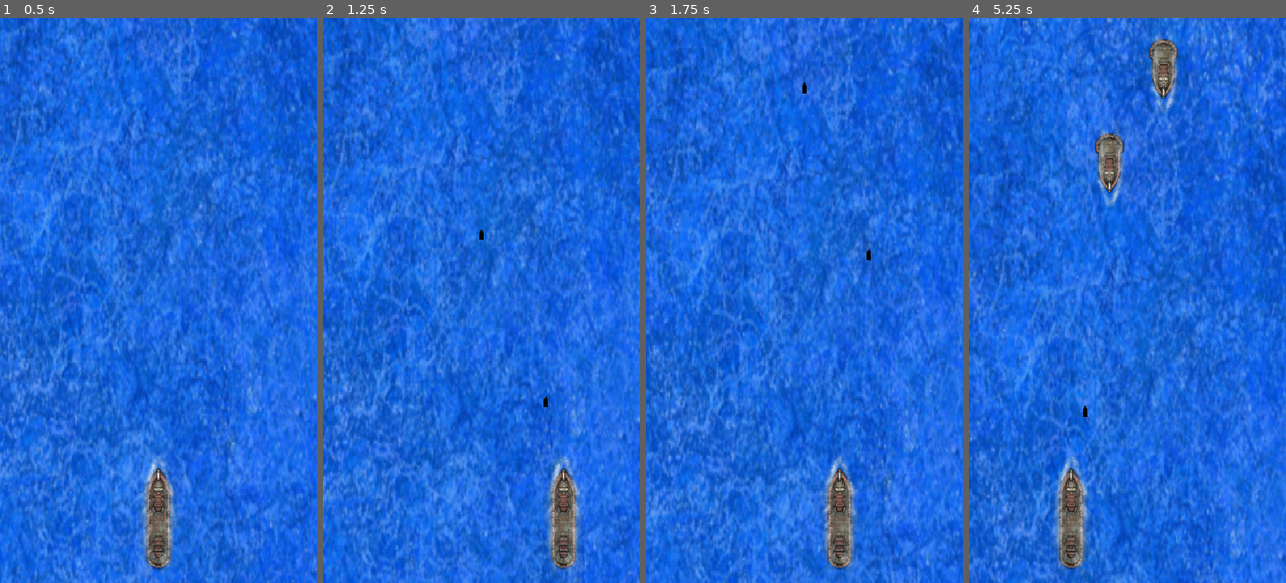
Above: before the commit, frames 1-4 (left to right).
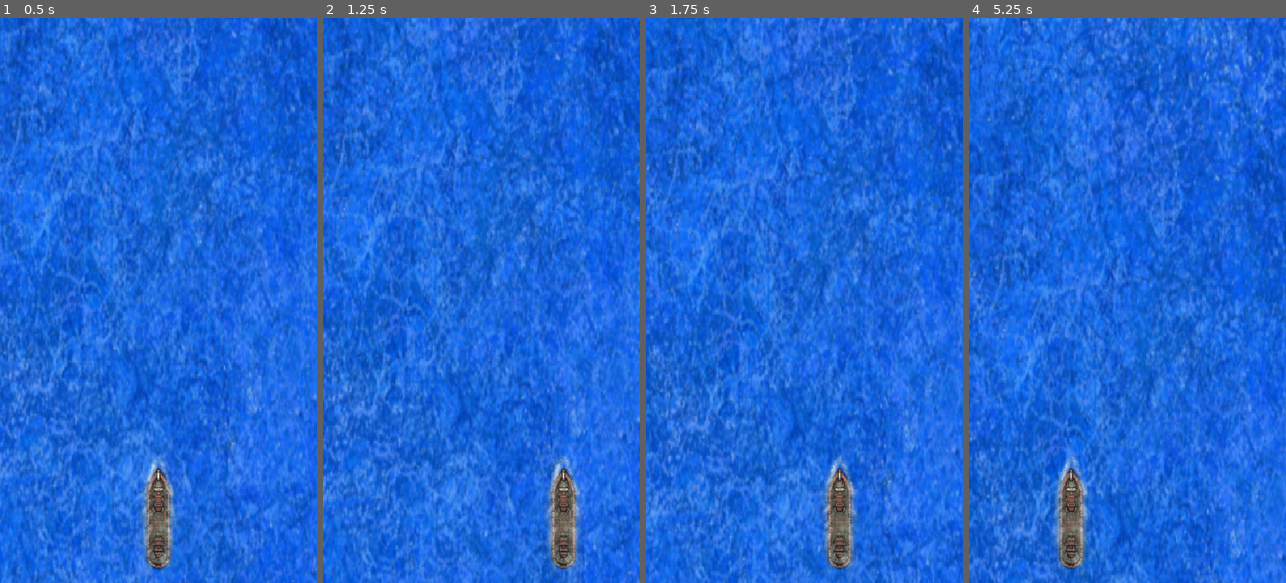
Above: after the commit, the same moments.

Repository: Igrolab9/Steel_wake
Game: Godot game, scene res://Scenes/main.tscn
The game is run twice, just before and just after one commit, with the same random seed, the same clock (stepped at 60 frames per second) and the same inputs. The project has no main scene, so this scene is started directly.
Inputs:
- Up to frame 1 (0.5 s): no input
- Up to frame 2 (1.25 s): tap Enter (ui_accept) at 0.5, 0.6, 0.77, 1.07 s; hold Right (ui_right) from 0.53 s (still down)
- Up to frame 3 (1.75 s): release Right (ui_right) at 1.28 s; hold Left (ui_left) from 1.28 s (still down); tap Enter (ui_accept) at 1.35, 1.52 s
- Up to frame 4 (5.25 s): tap Enter (ui_accept) at 1.82, 2.1, 2.85, 3.02, 3.32, 3.6, 3.77, 4.07, 4.35, 4.52, 4.82, 5.1 s; release Left (ui_left) at 2.03 s; hold Right (ui_right) 2.03-3.53 s; hold Left (ui_left) from 3.53 s (still down)

Frame 1 is identical in both runs. In frame 2, less than 0.1% of the frame differs, in the area x 49-71%, y 37-69%; in frame 3, less than 0.1%; in frame 4, 1.9%, in the area x 36-67%, y 2-71%.
Error after the commit: Parse Error: Cannot infer the type of "shell" variable because the value doesn't have a set type. (res://Scripts/Ship_gun/gun_controller.gd:39)

Commit message:
Fix runtime bugs, inject ShellPool via DI, and refactor enemy logic with EnemyBase
- Added `Scripts/enemy_base.gd`: introduced `EnemyBase` class with `died`/`spawned` signals, externalized health/movement logic, removed duplicate fire timer in favor of GunController's FIRE_RATE.
- Updated `Scripts/Ship_gun/gun_controller.gd`: injected `ShellPool` via constructor instead of global autoload; added `set_shell_pool()` for dynamic dependency resolution.
- Refactored `Scripts/Ship_gun/shell_pool.gd`: replaced visible-based occupancy tracking with explicit `_free_shells` stack and `_active_count`; calls public `reset_state()` on shells.
- Modified `Scripts/Ship_gun/gun_shell.gd`: added public `reset_state()` method to clear lifetime/collision flags safely; implemented `set_pool()` for explicit pool reference injection.
- Updated `Scripts/enemy_spawner.gd`: moved spawn position logic to exported `spawn_marker_path`; ensures enemy position is not reset to zero upon return to pool; injects shell pool into enemies.
- Fixed `Scenes/player_water_ripple_anim.gd` and `Scripts/enemy_small_water_anim.gd`: corrected invalid `animation_looped` syntax causing runtime errors.
- Adjusted `Scenes/gun_shell.tscn`: set correct collision layers (layer 2, mask 1) for projectile detection.
- Removed `ShellPool` from `[autoload]` in `project.godot`; instantiated as scene node in `Scenes/main.tscn` with paths exported to player/spawner scripts.

Diff:
--- a/Scenes/enemy_ship_small.tscn
+++ b/Scenes/enemy_ship_small.tscn
@@ -59,6 +59,9 @@
 [node name="Enemy_ship_small" type="CharacterBody2D" unique_id=1690724309]
 rotation = 3.1415927
 script = ExtResource("1_irl27")
+move_speed = 75.0
+max_health = 1.0
+gun_barrel_path = NodePath("Ship_gun/Marker2D")
 
 [node name="Sprite2D" type="Sprite2D" parent="." unique_id=28509969]
 texture = ExtResource("1_17i58")
--- a/Scenes/gun_shell.tscn
+++ b/Scenes/gun_shell.tscn
@@ -7,6 +7,8 @@
 size = Vector2(8, 18)
 
 [node name="Gun_shell" type="Area2D" unique_id=1632437120]
+collision_layer = 2
+collision_mask = 1
 script = ExtResource("1_hp588")
 
 [node name="Sprite2D" type="Sprite2D" parent="." unique_id=1909513919]
--- a/Scenes/main.tscn
+++ b/Scenes/main.tscn
@@ -3,6 +3,8 @@
 [ext_resource type="PackedScene" uid="uid://b66hdvb8h35ok" path="res://Scenes/sea.tscn" id="1_jjgbg"]
 [ext_resource type="PackedScene" uid="uid://n8b06pggxgnm" path="res://Scenes/ship_player.tscn" id="2_bo1nx"]
 [ext_resource type="PackedScene" uid="uid://dca42fpphlp8h" path="res://Scenes/enemy_spawner.tscn" id="3_8gbba"]
+[ext_resource type="Script" uid="uid://54pm894o1syha" path="res://Scripts/main.gd" id="5_main"]
+[ext_resource type="Script" uid="uid://c5p0dkpdi2d1n" path="res://Scripts/Ship_gun/shell_pool.gd" id="6_pool"]
 [ext_resource type="AudioStream" uid="uid://d1htotru83wtq" path="res://Sounds/Music/Iron Tide.mp3" id="4_jjvhh"]
 
 [sub_resource type="RectangleShape2D" id="RectangleShape2D_xrivr"]
@@ -13,14 +15,23 @@
 stream_0 = ExtResource("4_jjvhh")
 
 [node name="Main" type="Node2D" unique_id=760500109]
+script = ExtResource("5_main")
 
 [node name="Sea" parent="." unique_id=2051338462 instance=ExtResource("1_jjgbg")]
 
 [node name="Enemy_spawner" parent="." unique_id=1935692624 instance=ExtResource("3_8gbba")]
 position = Vector2(532, 551)
+shell_pool_path = NodePath("../ShellPool")
+
+[node name="SpawnMarker" type="Marker2D" parent="Enemy_spawner"]
+position = Vector2(0, -531)
+
+[node name="ShellPool" type="Node" parent="."]
+script = ExtResource("6_pool")
 
 [node name="Ship_player" parent="." unique_id=2120229996 instance=ExtResource("2_bo1nx")]
 position = Vector2(540, 1330)
+shell_pool_path = NodePath("../ShellPool")
 
 [node name="Camera2D" type="Camera2D" parent="." unique_id=1296911217]
 position = Vector2(540, 960)
--- a/Scenes/player_water_ripple_anim.gd
+++ b/Scenes/player_water_ripple_anim.gd
@@ -2,7 +2,6 @@
 
 const ANIMATION_DEFAULT : String = "default"
 
-# Called when the node enters the scene tree for the first time.
-func _ready()-> void:
+func _ready() -> void:
+	# loop задаётся в SpriteFrames
 	play(ANIMATION_DEFAULT)
-	animation_looped
--- a/Scripts/Player/ship_player.gd
+++ b/Scripts/Player/ship_player.gd
@@ -6,12 +6,18 @@
 var _gun: GunController
 var _health: HealthComponent # <-- Новый компонент
 
+## Путь к узлу пула снарядов (ShellPool в main.tscn) — внедряется извне, без глобального синглтона.
+@export var shell_pool_path: NodePath = ^"../ShellPool"
+
 @onready var _gun_barrel: Marker2D = $Ship_gun/Marker2D
 @onready var _gunshot_sound : AudioStreamPlayer = $AudioStreamPlayer
 
 func _ready() -> void:
 	_movement = PlayerMovement.new(self)
-	_gun = GunController.new(_gun_barrel)
+	var shell_pool := get_node_or_null(shell_pool_path)
+	if shell_pool == null:
+		push_error("Ship_player: пул снарядов не найден по пути '%s'." % shell_pool_path)
+	_gun = GunController.new(_gun_barrel, shell_pool)
 
 	# Инициализируем здоровье (например, 100 единиц)
 	_health = HealthComponent.new(self, _player_health)
--- a/Scripts/Ship_gun/gun_controller.gd
+++ b/Scripts/Ship_gun/gun_controller.gd
@@ -1,36 +1,46 @@
 class_name GunController
 extends RefCounted
+## Управление стрельбой. Темп стрельбы — единый источник истины (FIRE_RATE):
+## ни игрок, ни враги не держат собственных таймеров.
 
 const SHELL_SPEED := 500.0
 const FIRE_RATE := 2.0
 
 var _barrel: Node2D
+var _shell_pool: Node
 var _fire_cooldown: float = 0.0
 
 signal shell_fired(shell_position: Vector2)
 
-func _init(barrel: Node2D) -> void:
+## Зависимости (ствол и пул) передаются извне — GunController не обращается к глобальным синглтонам.
+func _init(barrel: Node2D, shell_pool: Node) -> void:
 	_barrel = barrel
+	_shell_pool = shell_pool
 	if _barrel == null:
 		push_error("GunController requires a valid barrel Node2D")
+	if _shell_pool == null:
+		push_error("GunController requires a valid ShellPool")
 
 func update(delta: float) -> void:
 	if _fire_cooldown > 0.0:
 		_fire_cooldown -= delta
 
+## Позволяет заменить/установить пул снарядов после создания контроллера
+## (например, спавнер внедряет его во враг до первой стрельбы).
+func set_shell_pool(pool: Node) -> void:
+	_shell_pool = pool
+
 func fire() -> void:
-	if _fire_cooldown > 0.0:
+	if _fire_cooldown > 0.0 or _shell_pool == null:
 		return
 
 	_fire_cooldown = 1.0 / FIRE_RATE
 
-	var shell := ShellPool.get_shell()
+	var shell := _shell_pool.get_shell()
 
-	# Спавним снаряд немного впереди маркера (на 10 пикселей)
-	var spawn_offset := Vector2.UP * 10.0  # Смещение вперёд
-	var spawn_position := _barrel.global_position + spawn_offset.rotated(_barrel.global_rotation)
-
-	shell.global_position = spawn_position
+	# Снаряжаем маркером немного впереди (по локальной «оси ствола» маркера — вверх).
+	var muzzle_offset := Vector2.UP * 10.0
+	shell.global_position = _barrel.global_position + muzzle_offset.rotated(_barrel.global_rotation)
 	shell.global_rotation = _barrel.global_rotation
 
 	var forward_direction := Vector2.UP.rotated(_barrel.global_rotation)
--- a/Scripts/Ship_gun/gun_shell.gd
+++ b/Scripts/Ship_gun/gun_shell.gd
@@ -5,12 +5,13 @@
 
 var _lifetime: float = 0.0
 var velocity: Vector2 = Vector2.ZERO
-var _can_collide: bool = false  # Убедитесь что это есть!
+## Снаряд игнорирует коллизии в первый кадр после выдачи из пула,
+## чтобы не задеть того, кто его выстрелил (Area2D может «увидеть» уже существующий контакт).
+var _can_collide: bool = false
+var _pool: Node = null  # Пул, в который снаряд вернётся; внедряется явно через set_pool()
 
 func _ready() -> void:
-	_lifetime = 0.0
-	_can_collide = false
-	monitoring = false
+	reset_state()
 	body_entered.connect(_on_body_entered)
 	z_index = 10
 
@@ -27,6 +28,21 @@
 	if _lifetime >= LIFETIME:
 		_return_to_pool()
 
+## Внедрение зависимости: пул передаётся извне, а не берётся из глобального autoload.
+func set_pool(pool: Node) -> void:
+	_pool = pool
+
+func get_pool() -> Node:
+	return _pool
+
+## Публичный контракт сброса снаряда перед выдачей/после возврата —
+## вместо прямых записей в приватные поля из пула.
+func reset_state() -> void:
+	_lifetime = 0.0
+	velocity = Vector2.ZERO
+	_can_collide = false
+	monitoring = false
+
 func _on_body_entered(body: Node2D) -> void:
 	if body.has_method("take_damage"):
 		body.take_damage(DAMAGE)
@@ -38,7 +54,10 @@
 	call_deferred("_do_return_to_pool")
 
 func _do_return_to_pool() -> void:
-	velocity = Vector2.ZERO
-	_lifetime = 0.0  # <-- Сброс времени жизни
-	_can_collide = false  # <-- Сброс флага
-	ShellPool.return_shell(self)
+	reset_state()
+	# Пул внедряется владельцем сцены (см. main.gd) — без глобального autoload-синглтона.
+	if _pool != null and is_instance_valid(_pool):
+		_pool.return_shell(self)
+	else:
+		push_warning("GunShell: ссылка на пул снарядов не установлена, удаляю снаряд.")
+		queue_free()
--- a/Scripts/Ship_gun/shell_pool.gd
+++ b/Scripts/Ship_gun/shell_pool.gd
@@ -1,45 +1,57 @@
 extends Node
+## Пул снарядов. Больше НЕ autoload-синглтон: создаётся в сцене (см. main.gd),
+## а ссылка внедряется в GunController и в каждый снаряд через set_pool().
 
 const SHELL_SCENE := preload("res://Scenes/gun_shell.tscn")
 const POOL_SIZE := 50
 
-var _pool: Array[Area2D] = []
-var _active_shells: Array[Area2D] = []
+var _free_shells: Array[Area2D] = []  # стек свободных снарядов
+var _active_count: int = 0
 
 func _ready() -> void:
 	for i in POOL_SIZE:
-		var shell := SHELL_SCENE.instantiate() as Area2D
+		var shell := _create_shell()
 		shell.set_process(false)
 		shell.set_physics_process(false)
 		shell.visible = false
-		add_child(shell)
-		_pool.append(shell)
+		_free_shells.append(shell)
 
 func get_shell() -> Area2D:
 	var shell: Area2D
 
-	if _pool.size() > 0:
-		shell = _pool.pop_back()
+	if not _free_shells.is_empty():
+		shell = _free_shells.pop_back()
 	else:
 		push_warning("ShellPool exhausted! Creating new shell dynamically.")
-		shell = SHELL_SCENE.instantiate() as Area2D
-		add_child(shell)
+		shell = _create_shell()
 
+	# Явный публичный контракт сброса состояния снаряда
+	shell.reset_state()
 	shell.set_process(true)
 	shell.set_physics_process(true)
 	shell.visible = true
-	shell._lifetime = 0.0  # <-- ДОБАВИТЬ: сброс времени жизни
-	shell._can_collide = false  # <-- ДОБАВИТЬ: сброс флага коллизии
-	_active_shells.append(shell)
+	_active_count += 1
 
 	return shell
 
 func return_shell(shell: Area2D) -> void:
+	if not is_instance_valid(shell):
+		return
+
 	shell.set_process(false)
 	shell.set_physics_process(false)
 	shell.visible = false
-	shell.velocity = Vector2.ZERO
-	shell.monitoring = false  # <-- ДОБАВИТЬ эту строку!
+	shell.reset_state()
 
-	_active_shells.erase(shell)
-	_pool.append(shell)
+	_active_count -= 1
+	_free_shells.append(shell)
+
+func get_active_count() -> int:
+	return _active_count
+
+func _create_shell() -> Area2D:
+	var shell := SHELL_SCENE.instantiate() as Area2D
+	add_child(shell)
+	# Внедрение зависимости: снаряд знает о пуле только через явную ссылку.
+	shell.set_pool(self)
+	return shell
--- /dev/null
+++ b/Scripts/enemy_base.gd
@@ -0,0 +1,78 @@
+class_name EnemyBase
+extends CharacterBody2D
+## Базовый класс врага: движение, здоровье, стрельба (через GunController), жизненный цикл пула.
+##
+## Контракт для наследников и окружения:
+## - сигналы наружу: `died`, `spawned` — внешний код (спавнер, игра) подписывается на них,
+##   вместо того чтобы знать о внутренней реакции врага на смерть;
+## - спавнер вызывает `set_shell_pool()` + `initialize()` при выдаче из пула и подписывает
+##   `return_to_pool()` на сигнал `died` (см. enemy_spawner.gd);
+## - темп стрельбы задаётся единственным источником — GunController.FIRE_RATE.
+
+signal died(enemy: EnemyBase)
+signal spawned(enemy: EnemyBase)
+
+@export var move_speed: float = 75.0
+@export var max_health: float = 1.0
+## Ссылка на ствол (Marker2D) — задаётся в инспекторе, без жёсткой привязки к имени узла.
+@export var gun_barrel_path: NodePath = ^"Ship_gun/Marker2D"
+
+var _gun: GunController
+var _health: HealthComponent
+var _shell_pool: Node = null
+var _spawner: Node2D = null
+
+@onready var _gun_barrel: Marker2D = get_node_or_null(gun_barrel_path) as Marker2D
+
+func _ready() -> void:
+	if _gun_barrel == null:
+		push_error("%s: не найден ствол по пути '%s'" % [name, gun_barrel_path])
+		return
+
+	# FIRE_RATE не передаётся — темп стрельбы принадлежит GunController (единый источник).
+	_gun = GunController.new(_gun_barrel, _shell_pool)
+	_health = HealthComponent.new(self, max_health)
+	_health.died.connect(_on_death)
+
+	# Скрыт до получения из пула
+	_set_active(false)
+
+## Спавнер внедряет пул снарядов перед выдачей врага (до initialize()).
+func set_shell_pool(pool: Node) -> void:
+	_shell_pool = pool
+	if _gun != null:
+		_gun.set_shell_pool(pool)
+
+func initialize(spawner: Node2D) -> void:
+	_spawner = spawner
+	_health.reset(max_health)
+	velocity = Vector2.ZERO
+	_set_active(true)
+	spawned.emit(self)
+
+func _physics_process(delta: float) -> void:
+	velocity.y = move_speed
+	move_and_slide()
+
+	_gun.update(delta)
+	_gun.fire()
+
+func take_damage(amount: float) -> void:
+	_health.take_damage(amount)
+
+## Вызывается спавнером по сигналу `died`: враг гасится и возвращается в пул.
+func return_to_pool() -> void:
+	_set_active(false)
+	if is_instance_valid(_spawner) and _spawner.has_method("return_enemy_to_pool"):
+		_spawner.return_enemy_to_pool(self)
+	else:
+		queue_free()
+
+func _on_death() -> void:
+	died.emit(self)
+
+func _set_active(active: bool) -> void:
+	visible = active
+	set_physics_process(active)
+	if not active:
+		velocity = Vector2.ZERO
--- a/Scripts/enemy_ship_small.gd
+++ b/Scripts/enemy_ship_small.gd
@@ -1,66 +1,3 @@
-extends CharacterBody2D
-
-const SPEED := 75.0
-
-var _gun: GunController
-var _health: HealthComponent
-var _fire_timer: float = 0.0
-var _fire_interval: float = 2.0
-var _enemy_health: float = 1.0
-var _spawner: Node2D = null  # Ссылка на спавнер
-
-@onready var _gun_barrel: Marker2D = $Ship_gun/Marker2D
-
-func _ready() -> void:
-	_gun = GunController.new(_gun_barrel)
-	_health = HealthComponent.new(self, _enemy_health)
-	_health.died.connect(_on_death)
-
-	_fire_timer = _fire_interval
-	# Скрываем при старте (если из пула)
-	visible = false
-	set_physics_process(false)
-
-func initialize(spawner: Node2D) -> void:
-	_spawner = spawner
-	_health.reset(_enemy_health)
-	visible = true
-	set_physics_process(true)
-	_fire_timer = _fire_interval
-
-func _physics_process(delta: float) -> void:
-	velocity.y = SPEED
-	move_and_slide()
-
-	_gun.update(delta)
-	_fire_timer += delta
-
-	if should_fire():
-		_gun.fire()
-		_fire_timer = 0.0
-
-func should_fire() -> bool:
-	return _fire_timer >= _fire_interval
-
-func take_damage(amount: float) -> void:
-	_health.take_damage(amount)
-
-func _on_death() -> void:
-	print("Враг уничтожен!")
-	_return_to_pool()
-
-func _return_to_pool() -> void:
-	# Останавливаем врага
-	velocity = Vector2.ZERO
-	set_physics_process(false)
-	visible = false
-
-	# Сбрасываем таймер стрельбы
-	_fire_timer = 0.0
-
-	# Возвращаем в пул через спавнер
-	if _spawner != null and _spawner.has_method("return_enemy_to_pool"):
-		_spawner.return_enemy_to_pool(self)
-	else:
-		# Фоллбэк: если спавнер не найден, удаляем
-		queue_free()
+extends EnemyBase
+## Маленький вражеский корабль. Всё поведение (движение, здоровье, стрельба, жизненный цикл пула)
+## унаследовано от EnemyBase; специфичные параметры задаются в инспекторе сцены.
--- a/Scripts/enemy_small_water_anim.gd
+++ b/Scripts/enemy_small_water_anim.gd
@@ -2,7 +2,6 @@
 
 const ANIMATION_DEFAULT : String = "default"
 
-# Called when the node enters the scene tree for the first time.
-func _ready()-> void:
+func _ready() -> void:
+	# loop задаётся в SpriteFrames; play() с аргументом — на случай перезапуска из пула
 	play(ANIMATION_DEFAULT)
-	animation_looped
--- a/Scripts/enemy_spawner.gd
+++ b/Scripts/enemy_spawner.gd
@@ -1,20 +1,41 @@
 extends Node2D
+## Спавнер врагов: хранит пул экземпляров, выдаёт их по таймеру и принимает обратно.
+## Позиция спавна задаётся маркером (spawn_marker_path), а не вычисляется из геометрии уровня.
+
+const ENEMY_POOL_SIZE := 10
 
 @export var enemy_scenes: Array[PackedScene]
 
 @export var min_spawn_time: float = 0.5
 @export var max_spawn_time: float = 3.5
 
+## Маркер точки появления врагов — задать в инспекторе (NodePath на Marker2D).
+@export var spawn_marker_path: NodePath = ^"SpawnMarker"
+## Случайный разброс позиции спавна по X относительно маркера.
 @export var spawn_offset_x: float = 150.0
 
-const POOL_SIZE = 10
-var _enemy_pool: Array = []
+## Путь к узлу пула снарядов (ShellPool в main.tscn) — вместо глобального autoload-синглтона.
+@export var shell_pool_path: NodePath = ^"../ShellPool"
+
+var _shell_pool: Node = null
+var _spawn_marker: Marker2D = null
+var _enemy_pool: Array[EnemyBase] = []
+var _active_enemies: Array[EnemyBase] = []
 var _spawn_timer: float = 0.0
 var _next_spawn_time: float = 0.0
 
-signal enemy_spawned(enemy)
+signal enemy_spawned(enemy: EnemyBase)
+signal enemy_died(enemy: EnemyBase)
 
-func _ready():
+func _ready() -> void:
+	_shell_pool = get_node_or_null(shell_pool_path)
+	if _shell_pool == null:
+		push_warning("Enemy_spawner: пул снарядов не найден по пути '%s' — враги не смогут стрелять." % shell_pool_path)
+
+	_spawn_marker = get_node_or_null(spawn_marker_path) as Marker2D
+	if _spawn_marker == null:
+		push_warning("Enemy_spawner: маркер спавна не найден по пути '%s'." % spawn_marker_path)
+
 	if enemy_scenes.is_empty():
 		push_warning("Enemy_spawner: массив enemy_scenes пуст. Заполни его в инспекторе!")
 		set_process(false)
@@ -23,7 +44,7 @@
 	_initialize_pool()
 	_set_next_spawn_time()
 
-func _process(delta: float):
+func _process(delta: float) -> void:
 	_spawn_timer += delta
 
 	if _spawn_timer >= _next_spawn_time:
@@ -31,54 +52,76 @@
 		_spawn_timer = 0.0
 		_set_next_spawn_time()
 
-func _initialize_pool():
-	for i in POOL_SIZE:
-		var enemy = _create_enemy_instance()
+func _initialize_pool() -> void:
+	for i in ENEMY_POOL_SIZE:
+		var enemy := _create_enemy_instance()
 		if enemy == null:
 			continue
-		enemy.visible = false
-		enemy.set_physics_process(false)
+		_prepare_enemy(enemy)
 		_enemy_pool.append(enemy)
 		add_child(enemy)
 
-func _create_enemy_instance() -> Node2D:
-	var scene_index = randi() % enemy_scenes.size()
-	return enemy_scenes[scene_index].instantiate()
+func _create_enemy_instance() -> EnemyBase:
+	var scene_index := randi() % enemy_scenes.size()
+	var enemy := enemy_scenes[scene_index].instantiate() as EnemyBase
+	if enemy == null:
+		push_error("Enemy_spawner: сцена инстанцируется не в EnemyBase: %s" % enemy_scenes[scene_index])
+	return enemy
 
-func _spawn_enemy():
-	var enemy = _get_enemy_from_pool()
+## Единая подготовка экземпляра: зависимости + подписка на смерть через сигнал наружу.
+func _prepare_enemy(enemy: EnemyBase) -> void:
+	enemy.set_shell_pool(_shell_pool)
+	# Реакция на смерть живёт вне врага: он лишь испускает сигнал `died` (контракт EnemyBase).
+	enemy.died.connect(_on_enemy_died)
+	enemy.visible = false
+	enemy.set_physics_process(false)
+
+func _spawn_enemy() -> void:
+	var enemy := _get_enemy_from_pool()
 
 	if enemy == null:
 		enemy = _create_enemy_instance()
 		if enemy == null:
 			return
+		_prepare_enemy(enemy)
 		add_child(enemy)
 
+	var base := _spawn_marker.global_position if _spawn_marker != null else global_position
 	enemy.global_position = Vector2(
-		global_position.x + randf_range(-spawn_offset_x, spawn_offset_x),
-		global_position.y
+		base.x + randf_range(-spawn_offset_x, spawn_offset_x),
+		base.y
 	)
 
-	if enemy.has_method("initialize"):
-		enemy.initialize(self)
-
+	enemy.initialize(self)
+	_active_enemies.append(enemy)
 	enemy_spawned.emit(enemy)
 
-func _get_enemy_from_pool() -> Node2D:
-	# Очищаем пул от удалённых объектов
+func _get_enemy_from_pool() -> EnemyBase:
 	_enemy_pool = _enemy_pool.filter(func(e): return is_instance_valid(e))
 
+	# Занятость отслеживается явным списком активных, а не признаком visible
 	for enemy in _enemy_pool:
-		if is_instance_valid(enemy) and not enemy.visible:
+		if not _is_active(enemy):
 			return enemy
 	return null
 
-func return_enemy_to_pool(enemy: Node2D):
+func return_enemy_to_pool(enemy: EnemyBase) -> void:
 	if not is_instance_valid(enemy):
 		return
+	_active_enemies.erase(enemy)
 	enemy.visible = false
 	enemy.set_physics_process(false)
-	enemy.position = Vector2.ZERO
+	# ВАЖНО: позицию НЕ сбрасываем в Vector2.ZERO — иначе следующий спавн без установки
+	# позиции выпустит врага в начале координат; при спавне позиция задаётся явно.
+	if not _enemy_pool.has(enemy):
+		_enemy_pool.append(enemy)
 
-func _set_next_spawn_time():
+func _on_enemy_died(enemy: EnemyBase) -> void:
+	enemy_died.emit(enemy)
+	enemy.return_to_pool()
+
+func _is_active(enemy: EnemyBase) -> bool:
+	return _active_enemies.has(enemy) and is_instance_valid(enemy)
+
+func _set_next_spawn_time() -> void:
 	_next_spawn_time = randf_range(min_spawn_time, max_spawn_time)
--- /dev/null
+++ b/Scripts/main.gd
@@ -0,0 +1,4 @@
+extends Node2D
+## Корневой узел сцены. Владеет деревом, в котором создан узел ShellPool
+## (больше не autoload-синглтон): пути к нему назначаются в инспекторе —
+## Ship_player.shell_pool_path и Enemy_spawner.shell_pool_path.
--- a/project.godot
+++ b/project.godot
@@ -13,10 +13,6 @@
 config/name="Steel_Wake"
 config/features=PackedStringArray("4.7", "Forward Plus")
 config/icon="res://icon.svg"
-
-[autoload]
-
-ShellPool="*uid://c5p0dkpdi2d1n"
 
 [display]
 
